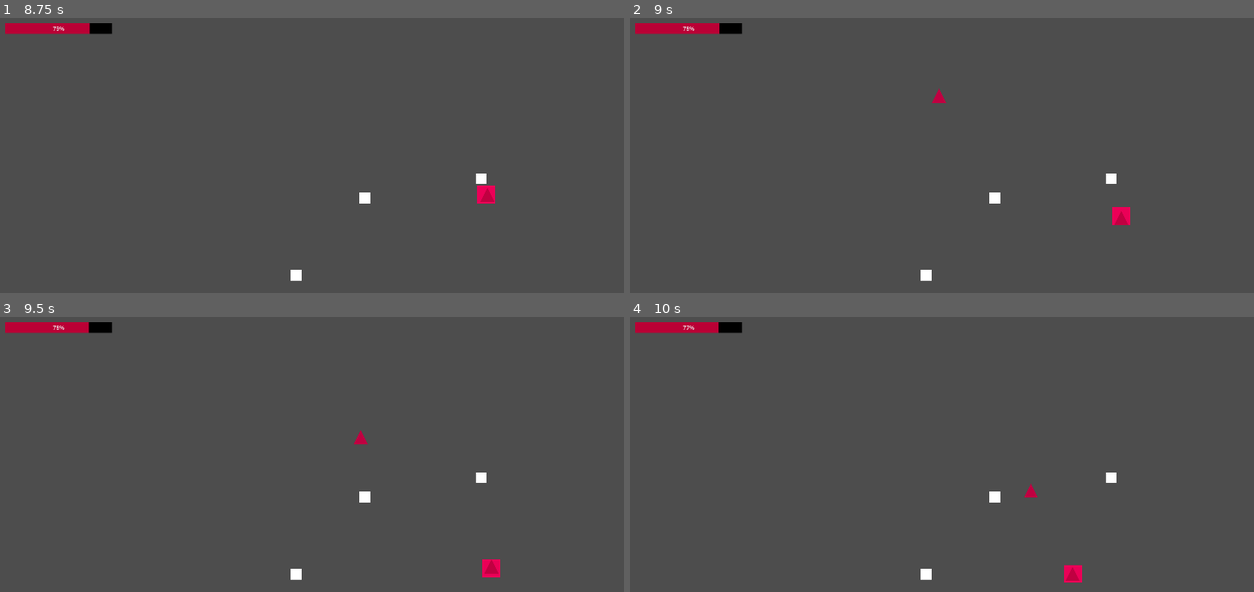
Above: before the commit, frames 1-4 (two rows, left to right).
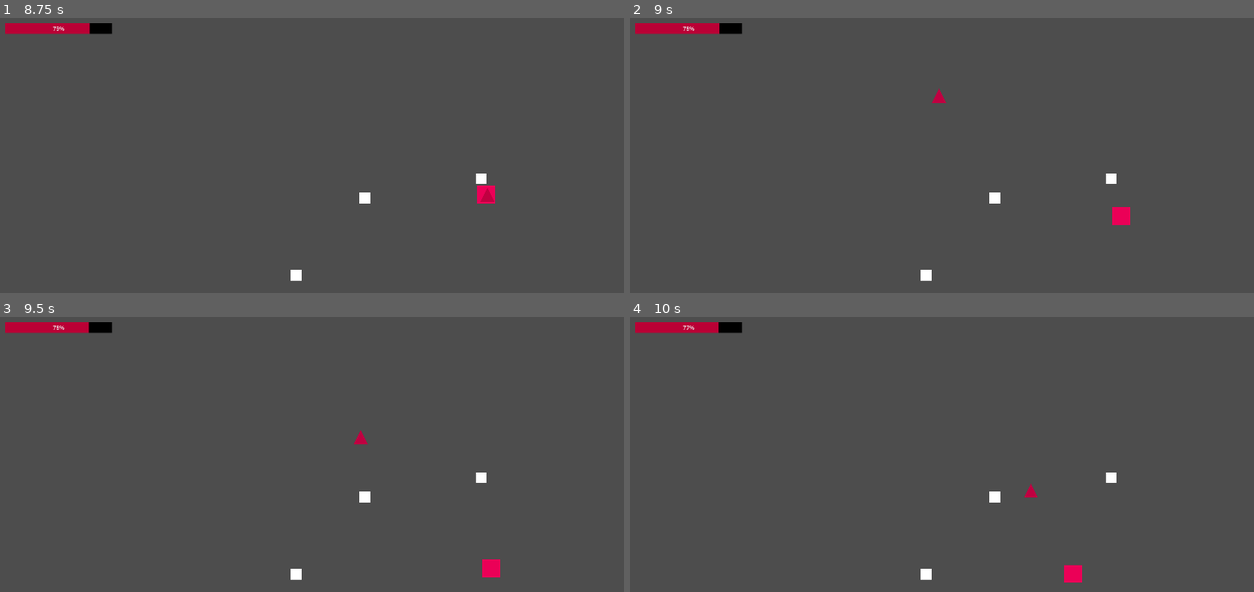
Above: after the commit, the same moments.

Repository: KABIR-SAINI/cult-defense
Game: Godot game, scene res://main.tscn
Two runs of this game, one before a commit and one after it. Both use one fixed random seed, a clock stepped at 60 frames per second and the inputs below.
Inputs (mouse positions are in pixels of both pictures, inside the frame that each line leads up to):
- Up to frame 1 (8.75 s): tap Enter at 0.5 s; move the mouse to (480, 177) at 0.52 s; hold D (move_right) 0.53-1.28 s; click (480, 177) at 0.67 s; move the mouse to (193, 216) at 1.27 s; hold S (move_down) 1.28-2.03 s; move the mouse to (399, 114) at 2.02 s; hold D (move_right) 2.03-2.78 s; move the mouse to (293, 276) at 2.77 s; hold Up (move_up) 2.78-3.53 s; click (293, 276) at 2.92 s; move the mouse to (536, 257) at 3.52 s; hold A (move_left) 3.53-5.03 s; move the mouse to (124, 139) at 4.27 s; move the mouse to (361, 196) at 5.02 s; hold S (move_down) 5.03-5.75 s; click (361, 196) at 5.17 s; click "START WAVE" at 5.75 s; tap Space at 6.5 s; move the mouse to (224, 100) at 6.52 s; hold D (move_right) 6.53-7.28 s; move the mouse to (480, 177) at 7.27 s; hold Up (move_up) 7.28-8.03 s; move the mouse to (193, 216) at 8.02 s; hold D (move_right) from 8.03 s (still down); click (193, 216) at 8.17 s
- Up to frame 2 (9 s): move the mouse to (1029, 114) at 8.77 s; release D (move_right) at 8.78 s; hold S (move_down) from 8.78 s (still down)
- Up to frame 3 (9.5 s): keep holding S (move_down)
- Up to frame 4 (10 s): move the mouse to (923, 575) at 9.52 s; release S (move_down) at 9.53 s; hold A (move_left) from 9.53 s (still down)

Frame 1 is identical in both runs. In frame 2, less than 0.1% of the frame differs, in the area x 77-80%, y 70-76%; in frame 3, less than 0.1%, in the area x 77-80%, y 88-94%; in frame 4, less than 0.1%.

Commit message:
Fixed follower system

Diff:
--- a/scenes/Demon.tscn
+++ b/scenes/Demon.tscn
@@ -21,6 +21,8 @@
 disabled = true
 
 [node name="Hitbox" type="Area2D" parent="."]
+collision_layer = 2
+collision_mask = 2
 
 [node name="CollisionShape2D" type="CollisionShape2D" parent="Hitbox"]
 shape = SubResource("RectangleShape2D_6p4pk")
--- a/scripts/follower_clean.gd
+++ b/scripts/follower_clean.gd
@@ -37,20 +37,17 @@
 		shoot_timer = shoot_cooldown
 
 func find_and_shoot_demon():
-	# Use Area2D detection instead of searching entire tree
-	var areas = detection_range.get_overlapping_areas()
+	# Get all demons and check distance manually (more reliable than Area2D detection)
+	var all_demons = get_tree().get_nodes_in_group("demons")
 	var nearest_demon = null
 	var nearest_distance = DETECTION_RADIUS
 
-	for area in areas:
-		# Check if this is a demon's hitbox
-		if area.name == "Hitbox" and area.get_parent().is_in_group("demons"):
-			var demon = area.get_parent()
-			if is_instance_valid(demon):
-				var distance = global_position.distance_to(demon.global_position)
-				if distance < nearest_distance:
-					nearest_distance = distance
-					nearest_demon = demon
+	for demon in all_demons:
+		if demon is CharacterBody2D and is_instance_valid(demon):
+			var distance = global_position.distance_to(demon.global_position)
+			if distance < nearest_distance:
+				nearest_distance = distance
+				nearest_demon = demon
 
 	# Shoot the nearest demon
 	if nearest_demon and nearest_demon.has_method("take_damage"):
